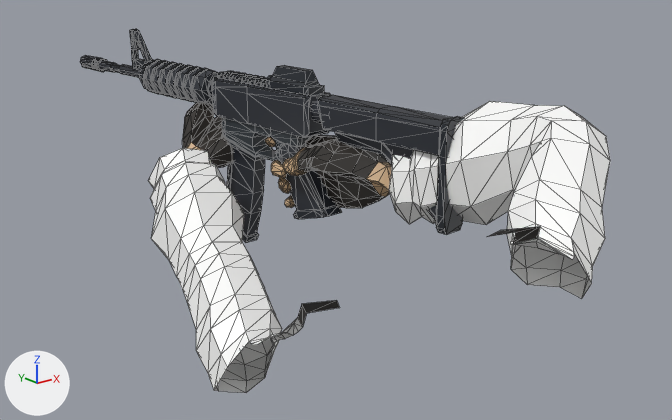
The glTF model public/assets/viewmodel.glb as it was, and as the next commit left it.
Camera for both pictures: a 50 mm camera at (-0.567, -0.62, 0.095) aimed at (0.218, 0.361, -0.298). The lights are fixed; the arrows at lower left show +X, +Y and +Z. The picture after the commit comes second. Mesh edges are drawn as thin lines. Where no turn or scale is listed for an object, it has been applied to the vertices.

The first picture shows 'Arms', 'ViewRifle'.
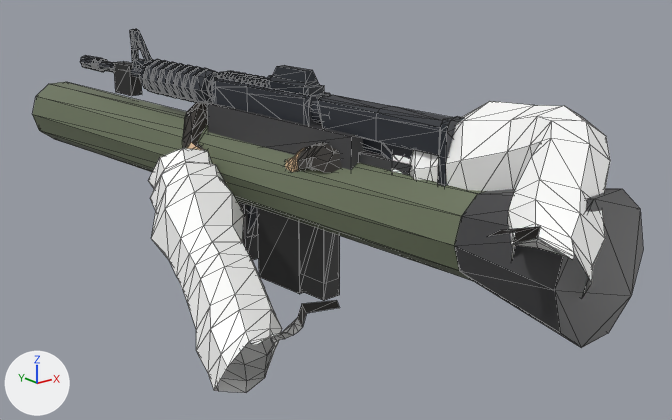
Boxes (x1, y1, x2, y2) around the edits, measured in the pictures (672 x 420 px):
```json
{"object": "ViewBazooka", "change": "added", "after": [32, 61, 643, 348]}
{"object": "ViewSmg", "change": "added", "after": [207, 103, 412, 294]}
```

Edits to the scene script, one JSON object a line:
```json
{"op": "add", "block": "me_smgreceiver_001", "code": ["me_smgreceiver_001 = bpy.data.meshes.new('SmgReceiver.001')", "me_smgreceiver_001.from_pydata(...)  # 52 vertices, 84 faces; spans x -0.041..0.041, y -0.27..0.27, z -0.124..0.124", "me_smgreceiver_001.materials.append(mat_body)"]}
{"op": "add", "block": "me_bazookatube_001", "code": ["me_bazookatube_001 = bpy.data.meshes.new('BazookaTube.001')", "me_bazookatube_001.from_pydata(...)  # 62 vertices, 120 faces; spans x -0.12..0.12, y -0.579..0.579, z -0.135..0.135", "me_bazookatube_001.materials.append(mat_body)"]}
{"op": "add", "block": "ob_viewsmg", "code": ["ob_viewsmg = bpy.data.objects.new('ViewSmg', me_smgreceiver_001)", "ob_viewsmg.location = (0.166, 0.43, -0.286)"]}
{"op": "add", "block": "ob_viewbazooka", "code": ["ob_viewbazooka = bpy.data.objects.new('ViewBazooka', me_bazookatube_001)", "ob_viewbazooka.location = (0.174, 0.483, -0.27)"]}
```
